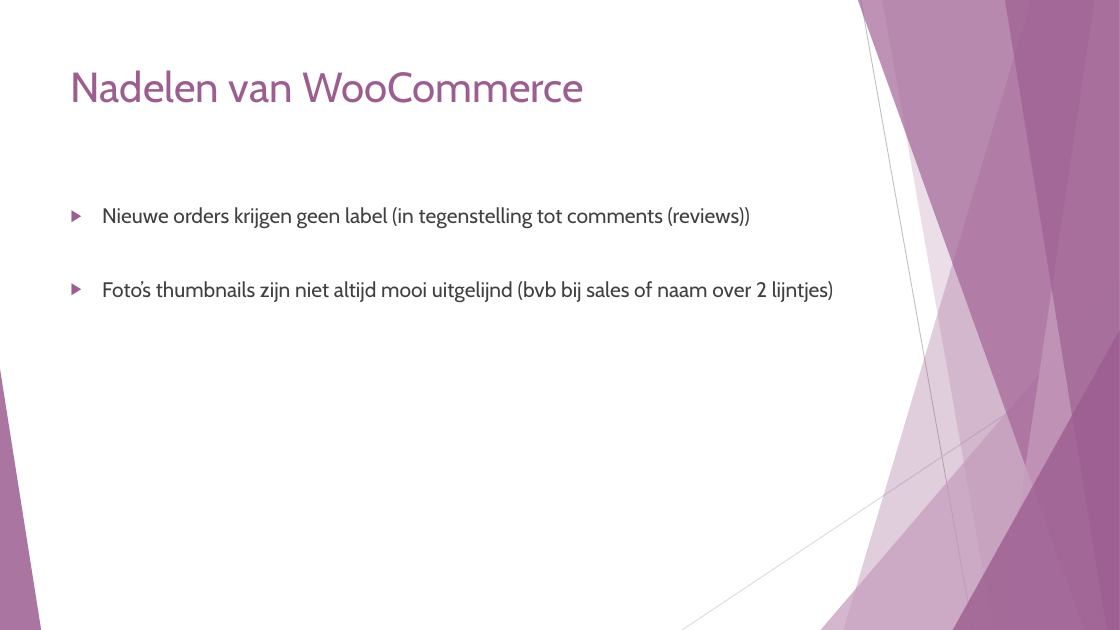
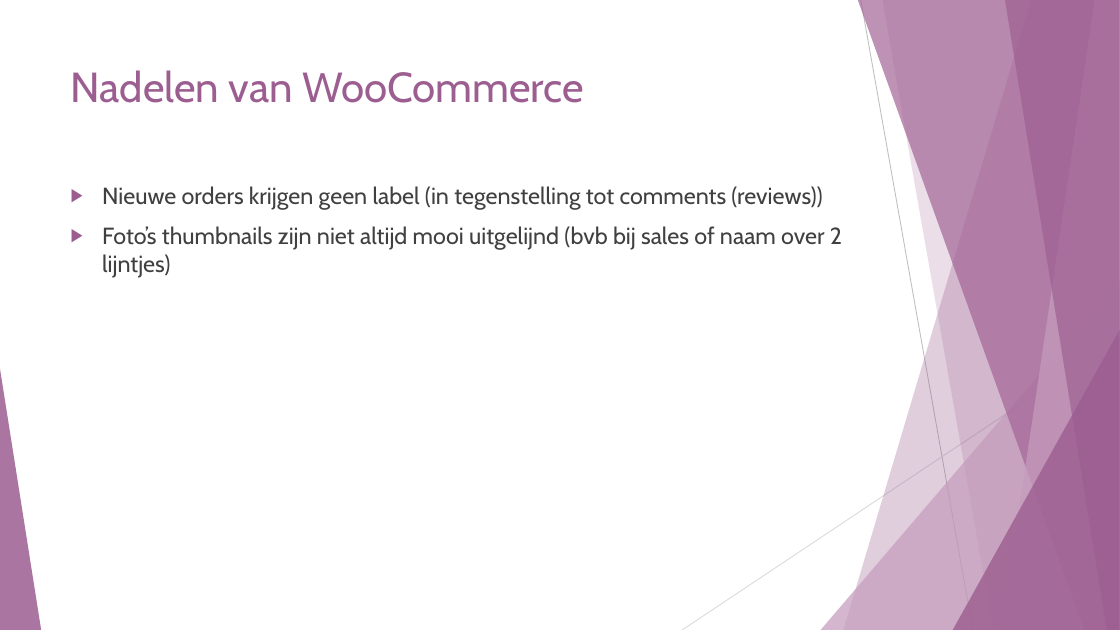
Before and after one commit to SarahJehin/WebResearch, a slide deck: slide 26 of new_technology/Wordpress - WooCommerce.pptx (slide 28 before the commit). Drawn at 1120x630 pixels with LibreOffice and Linux fonts; fonts in the diff are those of the drawing. Boxes give left, top, right and bottom in pixels: in the first picture for what was removed or moved away, otherwise in the second. Text is boxed around its words. In the diff, an @@ line names an element or a change of style, - is before the commit and + after.

```diff
--- a/new_technology/Wordpress - WooCommerce.pptx
+++ b/new_technology/Wordpress - WooCommerce.pptx
@@ text "Nieuwe orders krijgen geen label ...": place and size @@
-text "Nieuwe orders krijgen geen label ..." at [102,207,833,303]
+text "Nieuwe orders krijgen geen label ..." at [102,186,842,278]
@@ text "Nieuwe orders krijgen geen label ..." at [102,186,842,278]: size 18 to 20 pt @@
```
Also in this commit, not shown: 13 other slides changed, 4 slides added, 4 slides removed, 3 other files.
